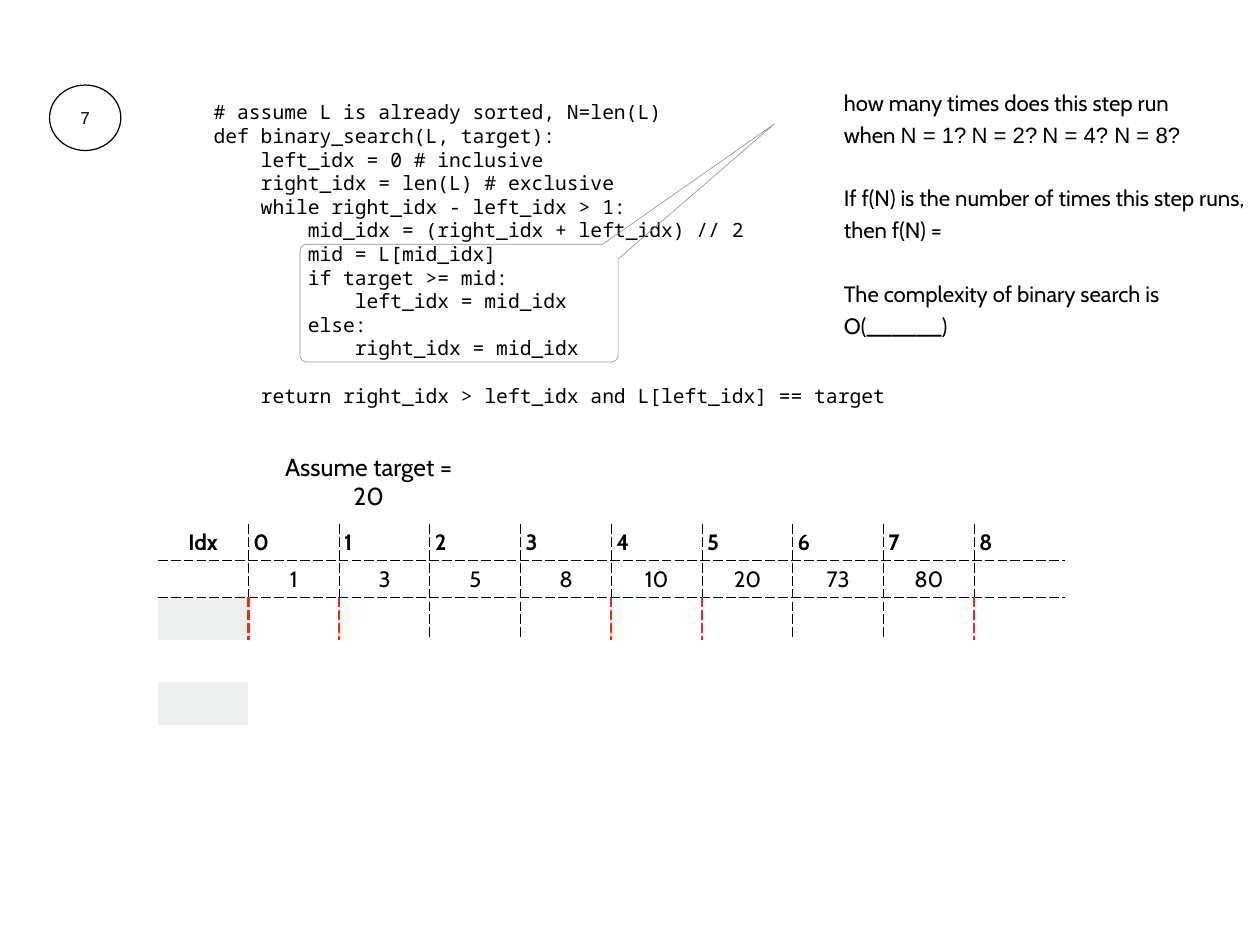
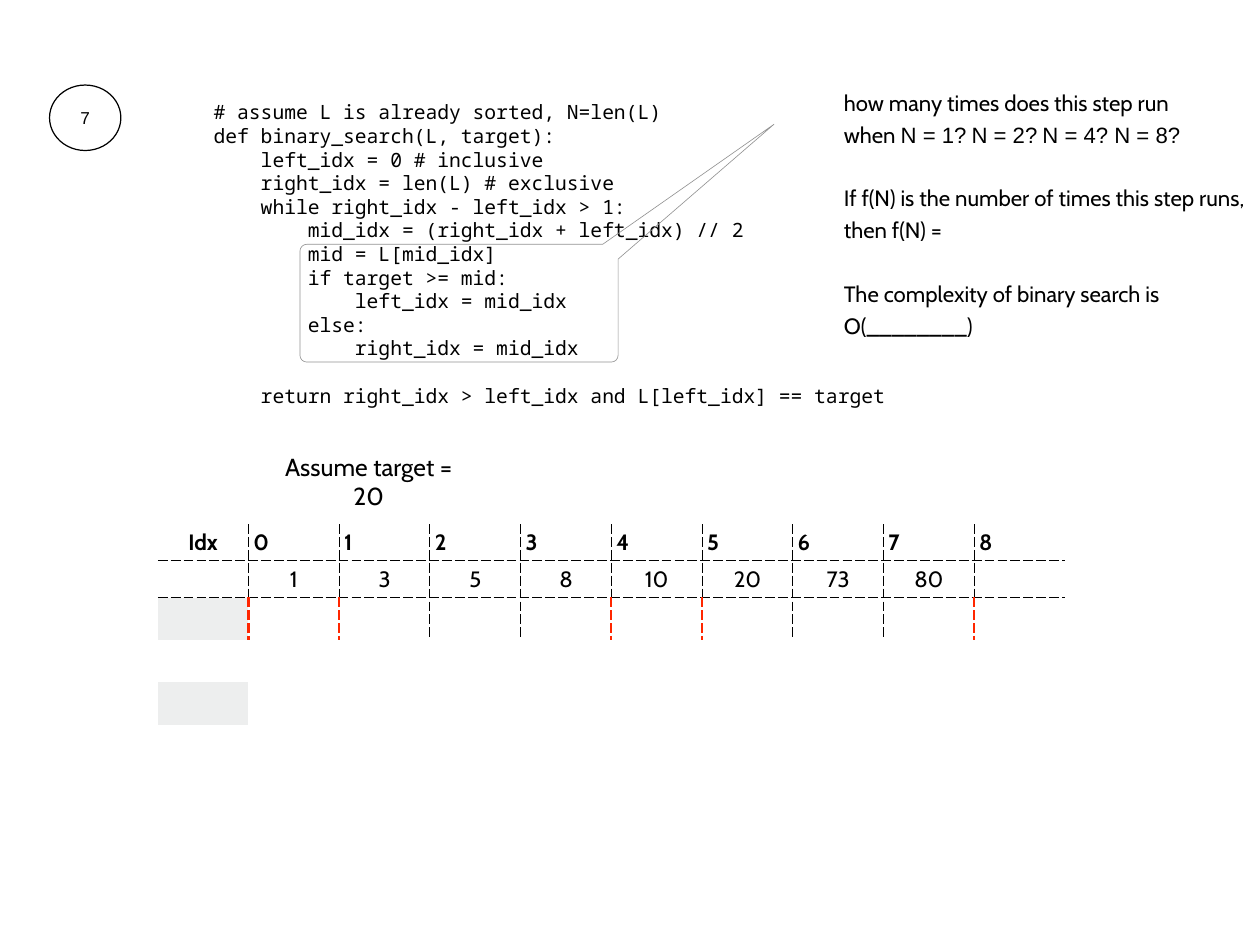
Before and after one commit to Jsus00G/CS-320-Projects-P, a slide deck: slide 43 of lecture-material/04-Performance_2/04-performance-worksheet-solution.pptx. Drawn at 1260x945 pixels with LibreOffice and Linux fonts; fonts in the diff are those of the drawing. Boxes give left, top, right and bottom in pixels: in the first picture for what was removed or moved away, otherwise in the second. Text is boxed around its words. In the diff, an @@ line names an element or a change of style, - is before the commit and + after.

```diff
--- a/lecture-material/04-Performance_2/04-performance-worksheet-solution.pptx
+++ b/lecture-material/04-Performance_2/04-performance-worksheet-solution.pptx
@@ text at [844,317,973,337]: text changed @@
-O(______)
+O(________)
```
Also in this commit, not shown: 11 other slides changed, 1 slide added, 2 other files.
